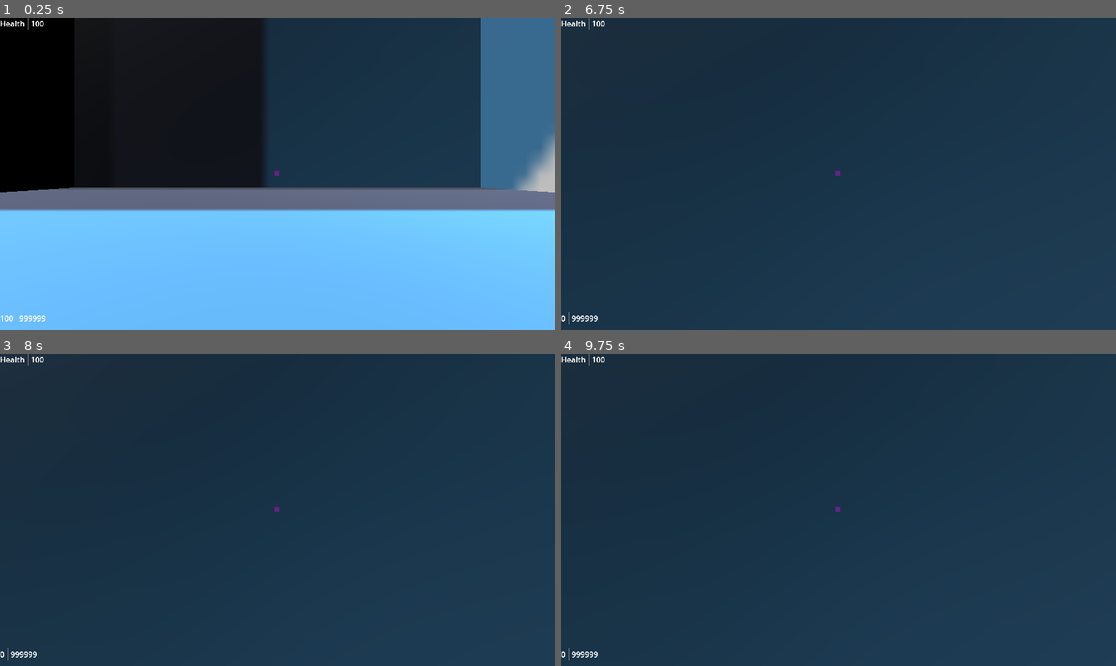
Above: before the commit, frames 1-4 (two rows, left to right).
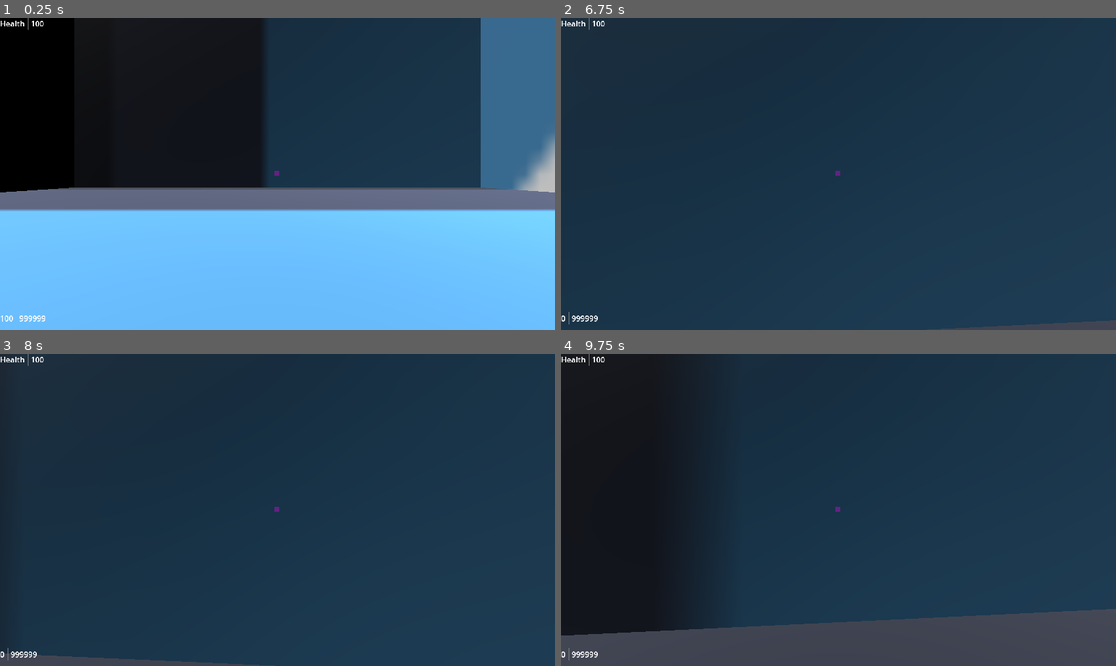
Above: after the commit, the same moments.

Repository: mabanana/FPS-Project-A
Game: Godot game, scene res://test_scene.tscn
Same seed, same stepped clock (60 frames per second), same inputs: the game is played once before the commit and once after it. The engine's default icon, where the game draws it, is replaced by a stand-in: a white triangle on a blue panel in a dark square.
Inputs (mouse positions are in pixels of both pictures, inside the frame that each line leads up to):
- Up to frame 1 (0.25 s): no input
- Up to frame 2 (6.75 s): tap Enter (ui_accept) at 0.5, 0.77, 1.52, 3.02, 3.77, 4.52, 6.02 s; move the mouse to (866, 174) at 0.52 s; hold E (interact) 0.53-1.28 s; hold Up (ui_up) 0.53-5.78 s; move the mouse to (810, 174) at 1.27 s; tap Q (drop_equip) at 1.35, 4.35 s; tap E (interact) every 1.5 s from 1.55 to 6.05 s; move the mouse to (849, 167) at 2.02 s; hold E (interact) 2.03-2.78 s; move the mouse to (832, 180) at 2.77 s; click (832, 180) at 2.85 s; move the mouse to (877, 177) at 3.52 s; hold E (interact) 3.53-4.28 s; move the mouse to (794, 170) at 4.27 s; move the mouse to (844, 174) at 5.02 s; hold E (interact) 5.03-5.78 s; move the mouse to (816, 167) at 5.77 s; hold Right (ui_right) 5.78-6.53 s; click (816, 167) at 5.85 s; move the mouse to (866, 174) at 6.52 s; hold Up (ui_up) from 6.53 s (still down); hold E (interact) from 6.53 s (still down)
- Up to frame 3 (8 s): keep holding Up (ui_up); tap Enter (ui_accept) at 6.77, 7.25, 7.52 s; move the mouse to (249, 510) at 7.27 s; release E (interact) at 7.28 s; tap Q (drop_equip) at 7.35 s; tap E (interact) at 7.55 s
- Up to frame 4 (9.75 s): move the mouse to (849, 503) at 8.02 s; hold E (interact) 8.03-8.78 s; tap Enter (ui_accept) at 8.75, 9.02 s; move the mouse to (832, 516) at 8.77 s; release Up (ui_up) at 8.78 s; hold Left (ui_left) 8.78-9.53 s; click (832, 516) at 8.85 s; tap E (interact) at 9.05 s; move the mouse to (877, 513) at 9.52 s; hold Up (ui_up) from 9.53 s (still down); hold E (interact) from 9.53 s (still down)

The runs differ from the first frame. In frame 1, less than 0.1% of the frame differs, in the area x 1-99%, y 54-56%; in frame 2, 0.5%; in frame 3, 1.0%; in frame 4, 34%, in the area x 0-100%, y 0-100%.

Commit message:
Add core map model

Diff:
--- a/Interactable.gd
+++ b/Interactable.gd
@@ -1,7 +1,8 @@
 extends RigidBody3D
-class_name Interactable
+class_name InteractableEntity
 
 var gun_model: GunModel
+var id: int
 
 func on_interact():
 	queue_free()
--- a/gun_slot.gd
+++ b/gun_slot.gd
@@ -10,7 +10,7 @@
 
 @export var bullet_hole: PackedScene
 @export var dropped_gun: PackedScene
-@export var scene_entities: Node3D
+@onready var scene_entities: Node3D = %SceneEntities
 var shoot_cd: int
 var reload_cd: int
 var reloading: bool
@@ -63,7 +63,7 @@
 	if result:
 		var new_bullet_hole = bullet_hole.instantiate()
 		new_bullet_hole.position = result.position
-		scene_entities.add_child(new_bullet_hole)
+		%UntrackedEntities.add_child(new_bullet_hole)
 		if result.collider.has_method("take_damage"):
 			var damage_rand = randf_range(core.inventory.active_gun.metadata.damage_floor, core.inventory.active_gun.metadata.damage_ceiling)
 			result.collider.take_damage(damage_rand, character, result.position)
--- a/models/core.gd
+++ b/models/core.gd
@@ -1,6 +1,8 @@
 class_name CoreModel
 
 var inventory: InventoryModel
+var map: MapModel
 
 func _init() -> void:
 	inventory = InventoryModel.new()
+	map = MapModel.new()
--- /dev/null
+++ b/models/entitiy.gd
@@ -0,0 +1,21 @@
+class_name EntityModel
+
+enum EntityType {
+	interactable,
+	player,
+	enemy,
+	npc,
+	removed
+}
+
+var position: Vector3
+var entity_type: EntityType
+var name: String
+
+func _init(name: String, position: Vector3, entity_type: EntityType) -> void:
+	self.position = position
+	self.entity_type = entity_type
+	self.name = name
+
+func _to_string():
+	return str(name) + str(entity_type)
--- /dev/null
+++ b/models/map.gd
@@ -0,0 +1,6 @@
+class_name MapModel
+
+var entities: Dictionary
+
+func _init() -> void:
+	entities = {}
--- a/player.gd
+++ b/player.gd
@@ -1,15 +1,16 @@
 extends CharacterBody3D
+class_name PlayerEntity
 
 @onready var camera = %Camera3D
 @onready var gun_slot = %GunSlot
-@onready var hud = $"../UI"
+@onready var hud = %UI
 @onready var inventory = %Inventory
 @export var MOUSE_SENSITIVITY = 0.001
 const SPEED = 5.0
 const JUMP_VELOCITY = 4.5
 const VERTICAL_LOOK_LIMIT = 89.0
 const RAY_LENGTH = 1000
-
+var id: int
 var object_in_view
 var hp : int = 100
 
--- a/target_dummy.gd
+++ b/target_dummy.gd
@@ -1,7 +1,9 @@
 extends CharacterBody3D
-class_name TargetDummy
+class_name EnemyEntity
+
 @onready var damage_number: PackedScene = preload("res://damage_number.tscn")
 const POSITION_FORESHORTEN = 1
+var id: int
 
 func take_damage(damage, dealer, damage_position):
 	var new_damage_number = damage_number.instantiate()
--- a/test_scene.gd
+++ b/test_scene.gd
@@ -2,18 +2,68 @@
 
 var core: CoreModel
 signal core_changed
+var id_counter: int
+@onready var scene_entities: Node3D = %SceneEntities
 
 # Called when the node enters the scene tree for the first time.
 func _ready() -> void:
+	# Starts ID generator
+	id_counter = 0
 	# Instantiate core
 	core = CoreModel.new()
 	# Add bindings to all relevant observers
 	%Player.bind(core, core_changed)
+	scene_entities.child_entered_tree.connect(_on_new_entity_entered)
+	scene_entities.child_exiting_tree.connect(_on_entity_exiting)
+	core_changed.connect(_on_core_changed)
 	# Set up initial state
 	core.inventory.guns.append(GunModel.new_with_full_ammo(1, GunModel.GunType.TEST_GUN_A))
+	initialize_test_scene_map()
 	# Emit initial state to all observers
 	core_changed.emit()
 
-# Called every frame. 'delta' is the elapsed time since the previous frame.
-func _process(delta: float) -> void:
-	pass
+func initialize_test_scene_map() -> void:
+	for child in scene_entities.get_children():
+		_on_new_entity_entered(child)
+
+func _add_entity_to_map(id:int, entity:EntityModel) -> void:
+	core.map.entities[id] = entity
+	core_changed.emit()
+
+func _remove_entity_from_map(id) -> void:
+	core.map.entities.erase(id)
+	core_changed.emit()
+
+func generate_id() -> int:
+	var new_id = id_counter
+	id_counter += 1
+	return new_id
+
+func _on_new_entity_entered(node):
+	var type: EntityModel.EntityType
+	var new_id = generate_id()
+	if node is PlayerEntity:
+		type = EntityModel.EntityType.player
+	elif node is InteractableEntity:
+		type = EntityModel.EntityType.interactable
+	elif node is EnemyEntity:
+		type = EntityModel.EntityType.enemy
+	_add_entity_to_map(new_id, EntityModel.new(node.name, node.position, type))
+	node.id = new_id
+
+func _on_entity_exiting(node):
+	_remove_entity_from_map(node.id)
+
+func _on_core_changed():
+	var player_count = 0
+	var enemy_count = 0
+	var gun_count = 0
+	for key in core.map.entities.keys():
+		if core.map.entities[key].entity_type == EntityModel.EntityType.player:
+			player_count += 1
+		elif core.map.entities[key].entity_type == EntityModel.EntityType.enemy:
+			enemy_count += 1
+		elif core.map.entities[key].entity_type == EntityModel.EntityType.interactable:
+			gun_count += 1
+	if gun_count > 0:
+		prints("There are", gun_count, "guns on the floor.")
--- a/test_scene.tscn
+++ b/test_scene.tscn
@@ -8,16 +8,6 @@
 [ext_resource type="Script" path="res://gun_slot.gd" id="4_m03wx"]
 [ext_resource type="PackedScene" uid="uid://bksgupr5irgc6" path="res://bullet_hole.tscn" id="6_lt6d0"]
 [ext_resource type="PackedScene" uid="uid://d1bclad3l8lov" path="res://gun_on_floor.tscn" id="7_6nd1y"]
-
-[sub_resource type="StandardMaterial3D" id="StandardMaterial3D_nbs7j"]
-albedo_texture = ExtResource("1_fv1bh")
-
-[sub_resource type="BoxMesh" id="BoxMesh_g707e"]
-material = SubResource("StandardMaterial3D_nbs7j")
-size = Vector3(60, 2, 60)
-
-[sub_resource type="BoxShape3D" id="BoxShape3D_2j4ea"]
-size = Vector3(60, 2, 60)
 
 [sub_resource type="BoxShape3D" id="BoxShape3D_roha1"]
 
@@ -40,10 +30,21 @@
 [sub_resource type="ConcavePolygonShape3D" id="ConcavePolygonShape3D_pwr4p"]
 data = PackedVector3Array(30, 50, 30, -30, 50, 30, -30, -50, 30, 30, -50, 30, 30, 50, 30, -30, -50, 30, -30, 50, -30, 3 …(392 unchanged characters)…
 
+[sub_resource type="StandardMaterial3D" id="StandardMaterial3D_nbs7j"]
+albedo_texture = ExtResource("1_fv1bh")
+
+[sub_resource type="BoxMesh" id="BoxMesh_g707e"]
+material = SubResource("StandardMaterial3D_nbs7j")
+size = Vector3(60, 2, 60)
+
+[sub_resource type="BoxShape3D" id="BoxShape3D_2j4ea"]
+size = Vector3(60, 2, 60)
+
 [node name="Test Scene" type="Node3D"]
 script = ExtResource("1_00gik")
 
 [node name="UI" parent="." instance=ExtResource("1_j5fux")]
+unique_name_in_owner = true
 
 [node name="DirectionalLight3D" type="DirectionalLight3D" parent="."]
 transform = Transform3D(1, 0, 0, 0, -0.419452, 0.907777, 0, -0.907777, -0.419452, 0, 10, 0)
@@ -51,62 +52,75 @@
 [node name="DirectionalLight3D2" type="DirectionalLight3D" parent="."]
 transform = Transform3D(0.173648, 0.852869, -0.492404, 0, 0.5, 0.866025, 0.984808, -0.150384, 0.0868241, 0, 15, 0)
 
-[node name="Ground" type="StaticBody3D" parent="."]
-transform = Transform3D(1, 0, 0, 0, 1, 0, 0, 0, 1, 0, -1, 0)
+[node name="SceneEntities" type="Node3D" parent="."]
+unique_name_in_owner = true
 
-[node name="MeshInstance3D" type="MeshInstance3D" parent="Ground"]
-mesh = SubResource("BoxMesh_g707e")
-skeleton = NodePath("../CollisionShape3D")
-
-[node name="CollisionShape3D" type="CollisionShape3D" parent="Ground"]
-shape = SubResource("BoxShape3D_2j4ea")
-
-[node name="Player" type="CharacterBody3D" parent="."]
+[node name="Player" type="CharacterBody3D" parent="SceneEntities"]
 unique_name_in_owner = true
 transform = Transform3D(1, 0, 0, 0, 1, 0, 0, 0, 1, 0, 1, 0)
 script = ExtResource("1_00xln")
 
-[node name="CameraControl" type="Node3D" parent="Player"]
+[node name="CameraControl" type="Node3D" parent="SceneEntities/Player"]
 unique_name_in_owner = true
 
-[node name="Camera3D" type="Camera3D" parent="Player/CameraControl"]
+[node name="Camera3D" type="Camera3D" parent="SceneEntities/Player/CameraControl"]
 unique_name_in_owner = true
 transform = Transform3D(1, 0, 0, 0, 1, 0, 0, 0, 1, 0, 1, 0)
 
-[node name="CollisionShape3D" type="CollisionShape3D" parent="Player"]
+[node name="CollisionShape3D" type="CollisionShape3D" parent="SceneEntities/Player"]
 transform = Transform3D(1, 0, 0, 0, 1, 0, 0, 0, 1, 0, -0.5, 0)
 shape = SubResource("BoxShape3D_roha1")
 
-[node name="MeshInstance3D" type="MeshInstance3D" parent="Player/CollisionShape3D"]
+[node name="MeshInstance3D" type="MeshInstance3D" parent="SceneEntities/Player/CollisionShape3D"]
 mesh = SubResource("BoxMesh_d7rov")
 
-[node name="GunSlot" type="Node3D" parent="Player" node_paths=PackedStringArray("scene_entities")]
+[node name="GunSlot" type="Node3D" parent="SceneEntities/Player"]
 unique_name_in_owner = true
 script = ExtResource("4_m03wx")
 bullet_hole = ExtResource("6_lt6d0")
 dropped_gun = ExtResource("7_6nd1y")
-scene_entities = NodePath("../../SceneEntities")
 
-[node name="Target Dummy" type="CharacterBody3D" parent="."]
+[node name="Target Dummy" type="CharacterBody3D" parent="SceneEntities"]
 transform = Transform3D(1, 0, 0, 0, 1, 0, 0, 0, 1, 10, 1.5, 0)
 script = ExtResource("3_j23id")
 
-[node name="MeshInstance3D" type="MeshInstance3D" parent="Target Dummy"]
+[node name="MeshInstance3D" type="MeshInstance3D" parent="SceneEntities/Target Dummy"]
 mesh = SubResource("BoxMesh_18jpo")
 
-[node name="CollisionShape3D" type="CollisionShape3D" parent="Target Dummy"]
+[node name="CollisionShape3D" type="CollisionShape3D" parent="SceneEntities/Target Dummy"]
 shape = SubResource("BoxShape3D_qqwvd")
 
-[node name="StaticBody3D" type="StaticBody3D" parent="."]
+[node name="Map" type="Node3D" parent="."]
 transform = Transform3D(1, 0, 0, 0, 1, 0, 0, 0, 1, 0, -3, 0)
 
-[node name="Mesh" type="MeshInstance3D" parent="StaticBody3D"]
+[node name="Walls" type="StaticBody3D" parent="Map"]
+
+[node name="Mesh" type="MeshInstance3D" parent="Map/Walls"]
 transform = Transform3D(1, 0, 0, 0, 1, 0, 0, 0, 1, 0, 51, 0)
 mesh = SubResource("BoxMesh_qrq0x")
 skeleton = NodePath("")
 
-[node name="CollisionShape3D" type="CollisionShape3D" parent="StaticBody3D"]
+[node name="CollisionShape3D" type="CollisionShape3D" parent="Map/Walls"]
 transform = Transform3D(1, 0, 0, 0, 1, 0, 0, 0, 1, 0, 51, 0)
 shape = SubResource("ConcavePolygonShape3D_pwr4p")
 
-[node name="SceneEntities" type="Node3D" parent="."]
+[node name="CollisionShape3D3" type="CollisionShape3D" parent="Map/Walls"]
+transform = Transform3D(1, 0, 0, 0, 1, 0, 0, 0, 1, 3, 51, 0)
+shape = SubResource("ConcavePolygonShape3D_pwr4p")
+
+[node name="CollisionShape3D2" type="CollisionShape3D" parent="Map/Walls"]
+transform = Transform3D(1, 0, 0, 0, 1, 0, 0, 0, 1, 0, 51, 3)
+shape = SubResource("ConcavePolygonShape3D_pwr4p")
+
+[node name="Ground" type="StaticBody3D" parent="Map"]
+transform = Transform3D(1, 0, 0, 0, 1, 0, 0, 0, 1, 0, 2, 0)
+
+[node name="MeshInstance3D" type="MeshInstance3D" parent="Map/Ground"]
+mesh = SubResource("BoxMesh_g707e")
+skeleton = NodePath("../CollisionShape3D")
+
+[node name="CollisionShape3D" type="CollisionShape3D" parent="Map/Ground"]
+shape = SubResource("BoxShape3D_2j4ea")
+
+[node name="UntrackedEntities" type="Node3D" parent="."]
+unique_name_in_owner = true
